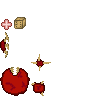
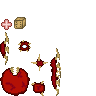
Layer changes from the first 96 x 96 image to the second:
renamed "Слой 3" to "Слой 5", painted on it over bbox(0, 35, 61, 96)
